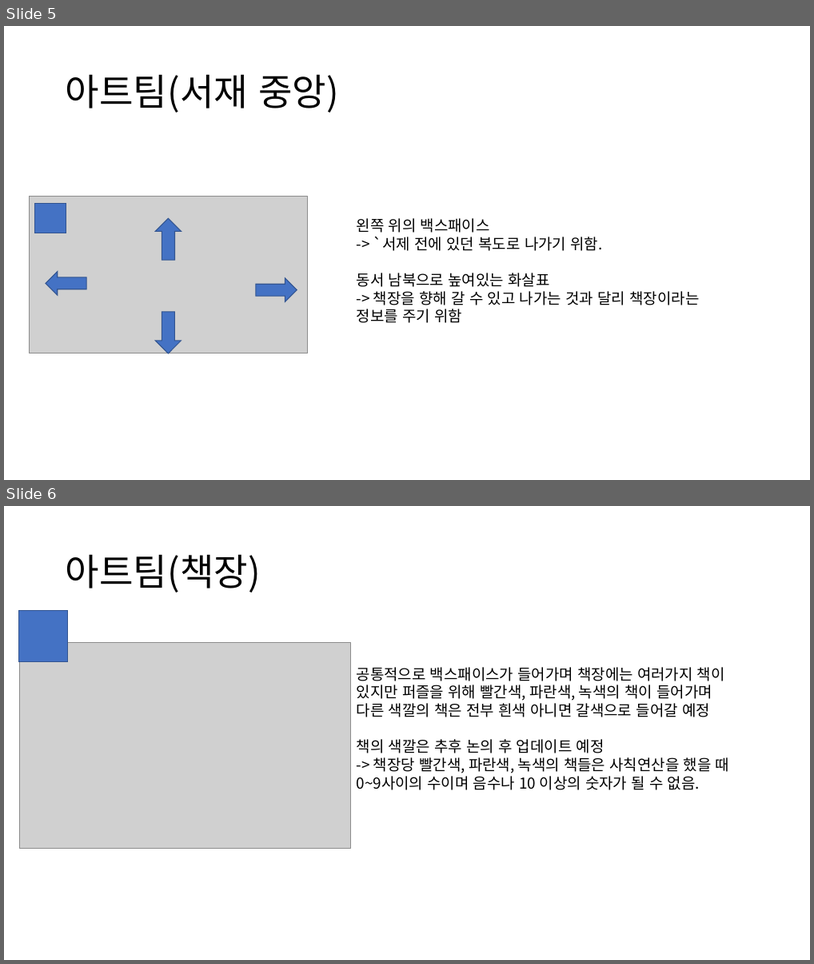
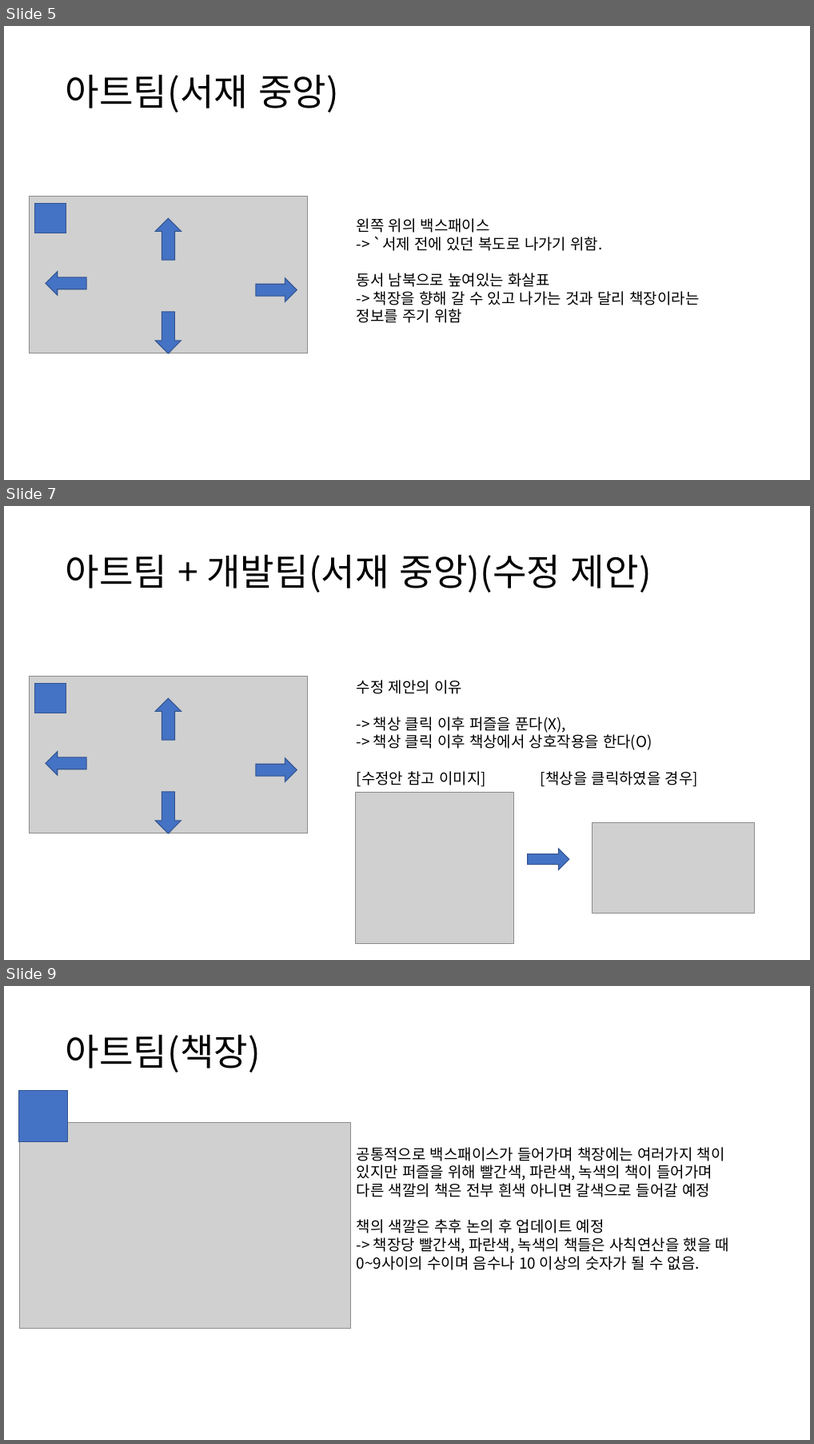
Before and after one commit to mokotan1/newCapstone, a slide deck: 기획서/서재 개발 기획.pptx. Shown one above the other, each under a label of ours: slides 5 and 6 before the commit, slides 5, 7 and 9 after it; the slides between them are not shown. The pictures are 814x964 and 814x1444 pixels, drawn with LibreOffice and Linux fonts; fonts in the diff are those of the drawing; grey boxes stand for pictures. Boxes give left, top, right and bottom in pixels: in the first picture for what was removed or moved away, otherwise in the second. Text is boxed around its words. In the diff, an @@ line names an element or a change of style, - is before the commit and + after.

Commit message:
ui 기획서와 서재 기획서 수정

```diff
--- a/기획서/서재 개발 기획.pptx
+++ b/기획서/서재 개발 기획.pptx
@@ slide 7 added at (4,506,810,960), background #FFFFFF @@
@@ title added at (66,554,652,592), 44 pt, text #000000 @@
+아트팀 + 개발팀(서재 중앙)(수정 제안)
@@ picture added at (29,676,308,832) @@
@@ rectangle added at (34,684,66,713), fill #4472C4, outline #325491 1 pt @@
@@ text added at (357,680,698,787), 18 pt, text #000000 @@
+수정 제안의 이유
+-> 책상 클릭 이후 퍼즐을 푼다(X),
+-> 책상 클릭 이후 책상에서 상호작용을 한다(O)
+[수정안 참고 이미지] [책상을 클릭하였을 경우]
@@ down arrow added at (155,698,182,740), fill #4472C4, outline #325491 1 pt @@
@@ right arrow added at (46,751,87,775), fill #4472C4, outline #325491 1 pt @@
@@ right arrow added at (256,758,298,782), fill #4472C4, outline #325491 1 pt @@
@@ down arrow added at (155,792,182,833), fill #4472C4, outline #325491 1 pt @@
@@ picture added at (355,792,514,943) @@
@@ picture added at (593,822,755,912) @@
@@ right arrow added at (528,848,570,869), fill #4472C4, outline #325491 1 pt @@
@@ what was slide 6 is now slide 9 @@
```
Also in this commit, not shown: 2 slides changed, 4 other slides added, 1 other file.
